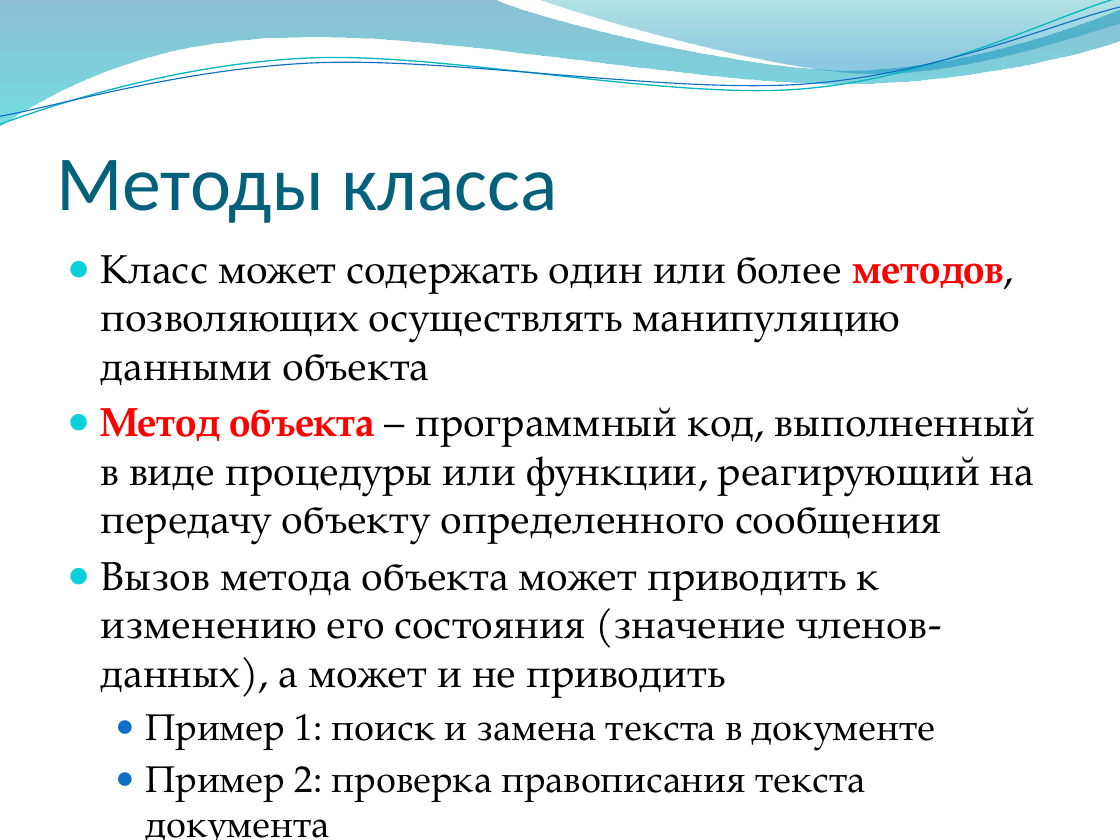
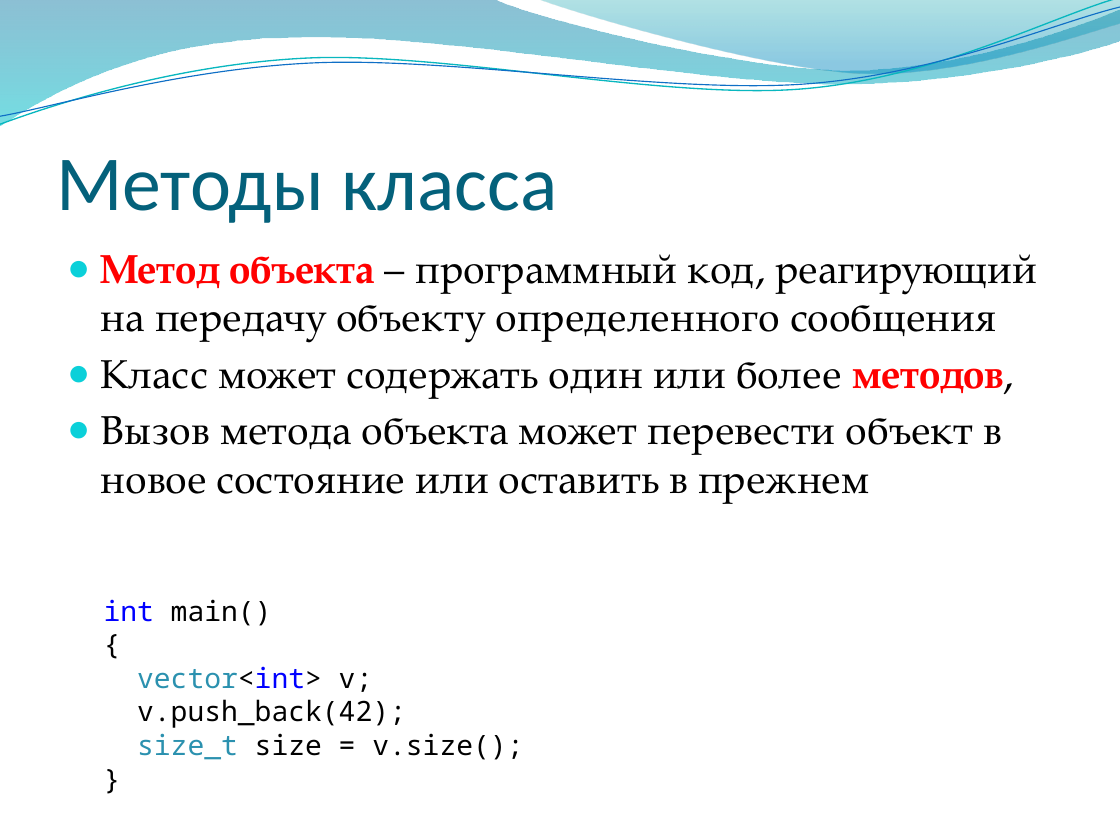
Before and after one commit to alexey-malov/oop, a slide deck: slide 8 of lectures/02/Основы ООП.pptx. Drawn at 1120x840 pixels with LibreOffice and Linux fonts; fonts in the diff are those of the drawing; background and template pictures are left out. Boxes give left, top, right and bottom in pixels: in the first picture for what was removed or moved away, otherwise in the second. Text is boxed around its words. In the diff, an @@ line names an element or a change of style, - is before the commit and + after.

```diff
--- a/lectures/02/Основы ООП.pptx
+++ b/lectures/02/Основы ООП.pptx
@@ text at (101, 254, 1037, 503): text changed @@
-● Класс может содержать один или более методов, позволяющих осуществлять манипуляцию данными объекта
-● Метод объекта – программный код, выполненный в виде процедуры или функции, реагирующий на передачу объекту определенного сообщения
-● Вызов метода объекта может приводить к изменению его состояния (значение членов-данных), а может и не приводить
-  ● Пример 1: поиск и замена текста в документе
-  ● Пример 2: проверка правописания текста документа
+● Метод объекта – программный код, реагирующий на передачу объекту определенного сообщения
+● Класс может содержать один или более методов,
+● Вызов метода объекта может перевести объект в новое состояние или оставить в прежнем
@@ text added at (104, 599, 523, 760), 18 pt, text #000000 @@
+int main()
+{
+vector<int> v;
+v.push_back(42);
+size_t size = v.size();
+}
```
Also in this commit, not shown: 8 other slides changed, 1 slide added, 1 other file.
